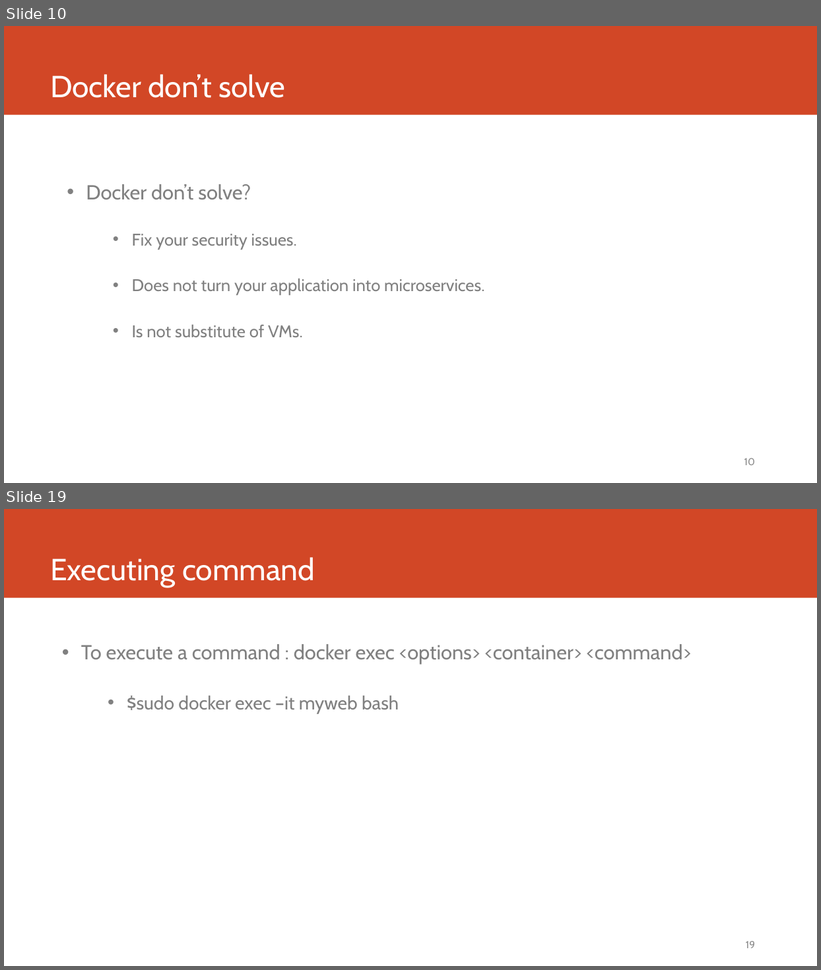
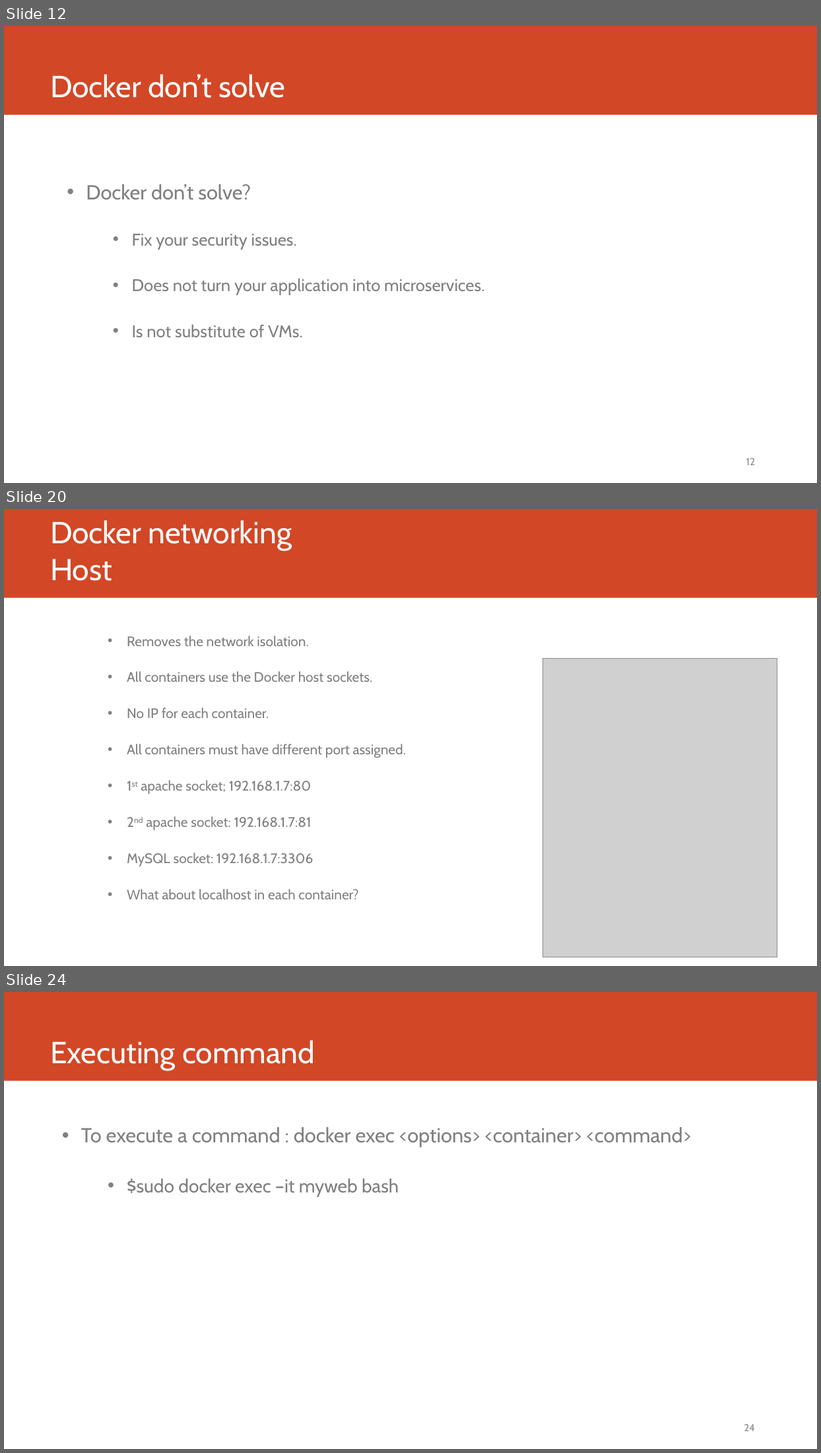
Before and after one commit to compilereg/docker, a slide deck: Docker.pptx. Shown one above the other, each under a label of ours: slides 10 and 19 before the commit, slides 12, 20 and 24 after it; the slides between them are not shown. The pictures are 821x970 and 821x1453 pixels, drawn with LibreOffice and Linux fonts; fonts in the diff are those of the drawing; grey boxes stand for pictures. Boxes give left, top, right and bottom in pixels: in the first picture for what was removed or moved away, otherwise in the second. Text is boxed around its words. In the diff, an @@ line names an element or a change of style, - is before the commit and + after.

Commit message:
Adding CI-CD, Network images, logo, storage details

```diff
--- a/Docker.pptx
+++ b/Docker.pptx
@@ slide 20 added at bbox=[4, 509, 817, 966], background #FFFFFF; not listed: 1 template element that a slide beside it also shows @@
@@ title added at bbox=[50, 520, 292, 581], 36 pt, text #FFFFFF @@
+Docker networking
+Host
@@ text added at bbox=[127, 636, 406, 900], 16.3 pt, text #808080 @@
+  • Removes the network isolation.
+  • All containers use the Docker host sockets.
+  • No IP for each container.
+  • All containers must have different port assigned.
+  • 1st apache socket; 192.168.1.7:80
+  • 2nd apache socket: 192.168.1.7:81
+  • MySQL socket: 192.168.1.7:3306
+  • What about localhost in each container?
@@ picture added at bbox=[543, 658, 777, 957] @@
@@ what was slide 10 is now slide 12 @@
@@ page number at bbox=[746, 458, 756, 466]: text changed @@
-10
+12
@@ what was slide 19 is now slide 24 @@
@@ page number at bbox=[744, 1424, 755, 1432]: text changed @@
-19
+24
```
Also in this commit, not shown: 22 slides changed, 11 other slides added, 1 slide removed.
